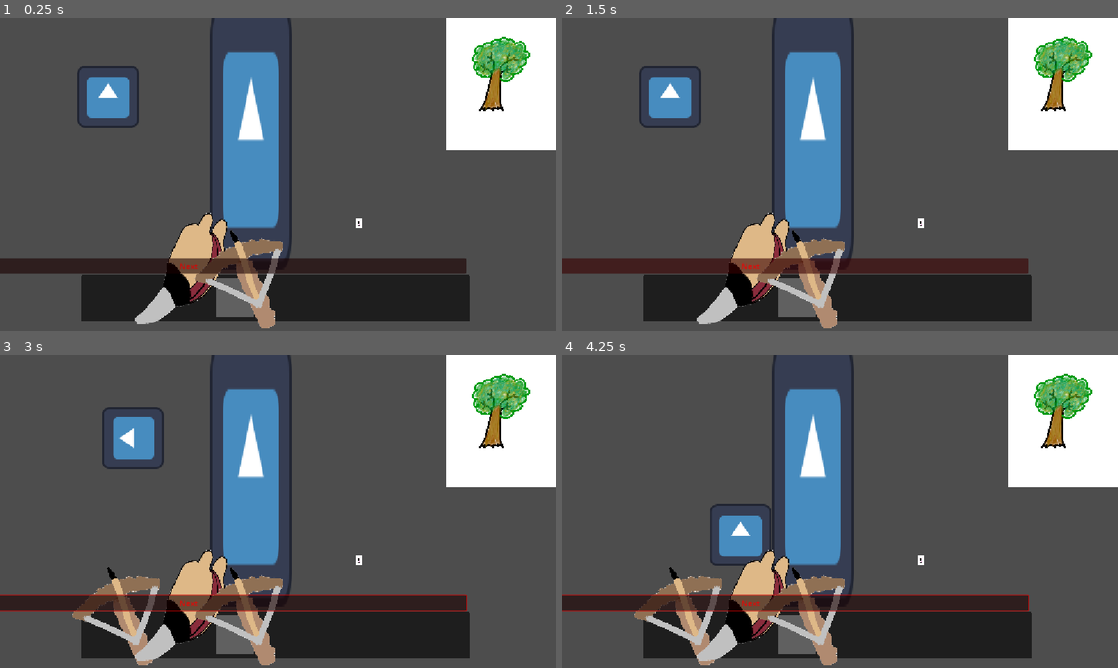
Above: before the commit, frames 1-4 (two rows, left to right).
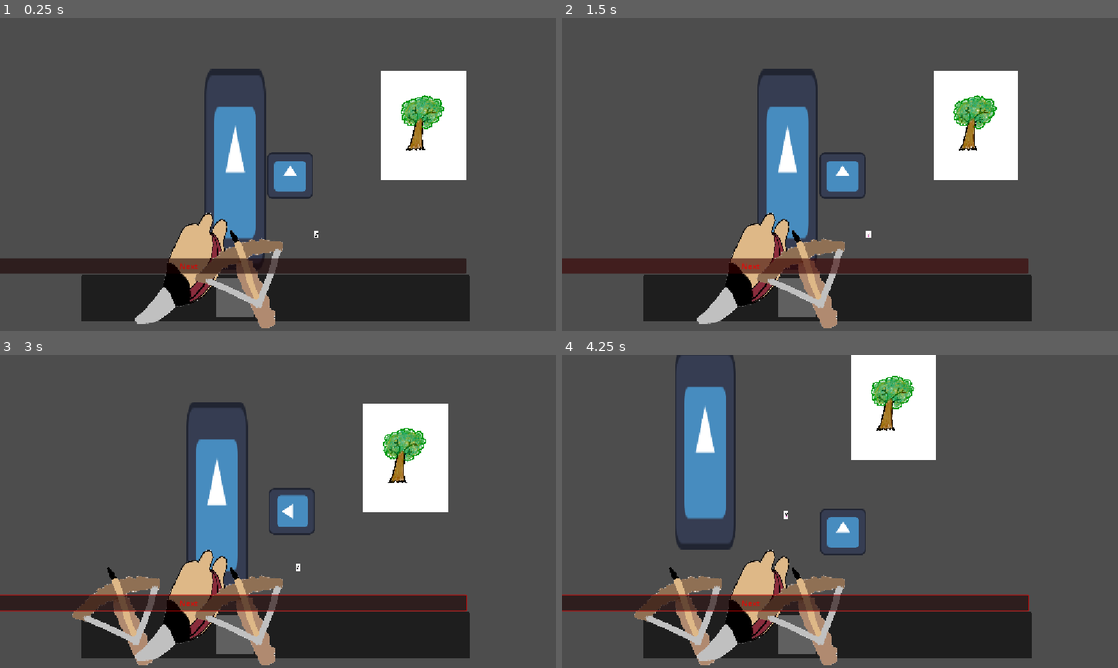
Above: after the commit, the same moments.

Repository: ygrecky/GameJam1
Game: Godot game, scene res://scenes/game_controller.tscn
Same seed, same stepped clock (60 frames per second), same inputs: the game is played once before the commit and once after it. Before the commit the project starts from res://scenes/game.tscn. The engine's default icon, where the game draws it, is replaced by a stand-in: a white triangle on a blue panel in a dark square.
Inputs (mouse positions are in pixels of both pictures, inside the frame that each line leads up to):
- Up to frame 1 (0.25 s): no input
- Up to frame 2 (1.5 s): click "Next" at 0.5 s; click "Next" at 1.25 s
- Up to frame 3 (3 s): click (233, 633) at 2 s; tap Enter at 2.75 s; hold Right (right) from 2.78 s (still down); hold 1 (Slot 1) from 2.78 s (still down)
- Up to frame 4 (4.25 s): release Right (right) at 3.53 s; release 1 (Slot 1) at 3.53 s; hold Down (down) from 3.53 s (still down); tap Space (action_1) at 3.6 s

The runs differ from the first frame. In frame 1, 19% of the frame differs, in the area x 13-100%, y 0-77%; in frame 2, 21%; in frame 3, 23%; in frame 4, 25%, in the area x 20-100%, y 0-77%.

Commit message:
Changement de niveaux

Diff:
--- a/project.godot
+++ b/project.godot
@@ -11,9 +11,13 @@
 [application]
 
 config/name="Game jam octobre"
-run/main_scene="uid://c5i35xne8a86i"
+run/main_scene="uid://cbjbxkjd6035p"
 config/features=PackedStringArray("4.7", "Forward Plus")
 config/icon="res://icon.svg"
+
+[autoload]
+
+Global="*uid://dkp4lhgh4q76g"
 
 [display]
 
@@ -81,6 +85,16 @@
 "events": [Object(InputEventKey,"resource_local_to_scene":false,"resource_name":"","device":-1,"window_id":0,"alt_press …(190 unchanged characters)…
 ]
 }
+debug1={
+"deadzone": 0.2,
+"events": [Object(InputEventKey,"resource_local_to_scene":false,"resource_name":"","device":-1,"window_id":0,"alt_pressed":false,"shift_pressed":false,"ctrl_pressed":false,"meta_pressed":false,"pressed":false,"keycode":0,"physical_keycode":80,"key_label":0,"unicode":112,"location":0,"echo":false,"script":null)
+]
+}
+debug2={
+"deadzone": 0.2,
+"events": [Object(InputEventKey,"resource_local_to_scene":false,"resource_name":"","device":-1,"window_id":0,"alt_pressed":false,"shift_pressed":false,"ctrl_pressed":false,"meta_pressed":false,"pressed":false,"keycode":0,"physical_keycode":79,"key_label":0,"unicode":111,"location":0,"echo":false,"script":null)
+]
+}
 
 [physics]
 
--- a/scenes/game.tscn
+++ b/scenes/game.tscn
@@ -1,17 +1,12 @@
 [gd_scene format=3 uid="uid://c5i35xne8a86i"]
 
 [ext_resource type="PackedScene" uid="uid://cs6uqe11x4rm3" path="res://scenes/boite_texte.tscn" id="1_uwrxv"]
-[ext_resource type="PackedScene" uid="uid://jl3uil1gu81r" path="res://scenes/camera.tscn" id="2_yqjtg"]
 [ext_resource type="PackedScene" uid="uid://cspr5mvrkw23x" path="res://scenes/feu.tscn" id="3_lnu2h"]
 [ext_resource type="PackedScene" uid="uid://dbgsqtuqtac8i" path="res://scenes/inventaire.tscn" id="4_lbhrr"]
 [ext_resource type="PackedScene" uid="uid://c0tk2qqokmxjw" path="res://scenes/bloc_magnétique.tscn" id="5_iywne"]
-[ext_resource type="PackedScene" uid="uid://y1niflgkuws" path="res://scenes/player.tscn" id="6_p57ef"]
 [ext_resource type="PackedScene" uid="uid://b6dposcgekuv2" path="res://scenes/ravin.tscn" id="7_u5sy4"]
 
 [node name="Game" type="Node2D" unique_id=439829170]
-
-[node name="Camera" parent="." unique_id=1820779306 instance=ExtResource("2_yqjtg")]
-position = Vector2(91, 79)
 
 [node name="Feu" parent="." unique_id=1264664788 instance=ExtResource("3_lnu2h")]
 position = Vector2(258, 180)
@@ -24,9 +19,5 @@
 [node name="Bloc magnétique" parent="." unique_id=32234192 instance=ExtResource("5_iywne")]
 position = Vector2(545, -123)
 
-[node name="Player2" parent="." unique_id=1778858446 instance=ExtResource("6_p57ef")]
-position = Vector2(-261, -73)
-
-[node name="ravin" parent="." unique_id=1464562848 node_paths=PackedStringArray("player") instance=ExtResource("7_u5sy4")]
+[node name="ravin" parent="." unique_id=1464562848 instance=ExtResource("7_u5sy4")]
 position = Vector2(36, -2)
-player = NodePath("../Player2")
--- /dev/null
+++ b/scenes/game_controller.tscn
@@ -0,0 +1,30 @@
+[gd_scene format=3 uid="uid://cbjbxkjd6035p"]
+
+[ext_resource type="Script" uid="uid://2a6vnihcvpc2" path="res://scripts/game_controller.gd" id="1_vq0e2"]
+[ext_resource type="PackedScene" uid="uid://c5i35xne8a86i" path="res://scenes/game.tscn" id="2_vc4nx"]
+[ext_resource type="PackedScene" uid="uid://y1niflgkuws" path="res://scenes/player.tscn" id="3_ts4rt"]
+[ext_resource type="PackedScene" uid="uid://jl3uil1gu81r" path="res://scenes/camera.tscn" id="4_rc0pn"]
+
+[node name="Game Controller" type="Node" unique_id=1399786066 node_paths=PackedStringArray("world2D", "gui", "current_2d_scene")]
+script = ExtResource("1_vq0e2")
+world2D = NodePath("World")
+gui = NodePath("Control")
+current_2d_scene = NodePath("World/Game")
+
+[node name="Player" parent="." unique_id=310191065 instance=ExtResource("3_ts4rt")]
+
+[node name="Camera" parent="Player" unique_id=1820779306 instance=ExtResource("4_rc0pn")]
+position = Vector2(-7, -12)
+zoom = Vector2(0.75, 0.75)
+position_smoothing_enabled = true
+
+[node name="World" type="Node2D" parent="." unique_id=1022516678]
+
+[node name="Game" parent="World" unique_id=439829170 instance=ExtResource("2_vc4nx")]
+position = Vector2(2, 58)
+
+[node name="Control" type="Control" parent="." unique_id=910839381]
+layout_mode = 3
+anchors_preset = 0
+offset_right = 40.0
+offset_bottom = 40.0
--- a/scenes/test_scene.tscn
+++ b/scenes/test_scene.tscn
@@ -1,16 +1,10 @@
 [gd_scene format=3 uid="uid://cbp00qyv8qqmn"]
 
-[ext_resource type="PackedScene" uid="uid://jl3uil1gu81r" path="res://scenes/camera.tscn" id="1_qjeyg"]
-[ext_resource type="PackedScene" uid="uid://y1niflgkuws" path="res://scenes/player.tscn" id="2_3qnke"]
 [ext_resource type="PackedScene" uid="uid://cspr5mvrkw23x" path="res://scenes/feu.tscn" id="3_wtsjf"]
 [ext_resource type="PackedScene" uid="uid://c0tk2qqokmxjw" path="res://scenes/bloc_magnétique.tscn" id="4_rnaij"]
 [ext_resource type="PackedScene" uid="uid://b6dposcgekuv2" path="res://scenes/ravin.tscn" id="5_h3xc6"]
 
 [node name="TestScene" type="Node2D" unique_id=1389360753]
-
-[node name="Camera" parent="." unique_id=1820779306 instance=ExtResource("1_qjeyg")]
-
-[node name="Player" parent="." unique_id=310191065 instance=ExtResource("2_3qnke")]
 
 [node name="Feu" parent="." unique_id=1264664788 instance=ExtResource("3_wtsjf")]
 position = Vector2(510, 205)
@@ -20,4 +14,4 @@
 
 [node name="ravin" parent="." unique_id=674203935 node_paths=PackedStringArray("player") instance=ExtResource("5_h3xc6")]
 position = Vector2(340, 94)
-player = NodePath("../Player")
+player = NodePath("")
--- a/scripts/feu.gd
+++ b/scripts/feu.gd
@@ -39,4 +39,5 @@
 			child.position = current_child[rotation_index].position + Vector2(player_facingX*child_spacing +randi_range(-random_propag,random_propag), player_facingY*child_spacing +randi_range(-random_propag,random_propag))
 			child.can_have_child[rotation_index] = false
 			current_child[rotation_index] = child
-			get_tree().root.add_child.call_deferred(child)
+			get_parent().add_child.call_deferred(child)
+			##get_tree().root.add_child.call_deferred(child)
--- /dev/null
+++ b/scripts/game_controller.gd
@@ -0,0 +1,55 @@
+extends Node
+class_name GameController
+@export var world2D :Node2D
+@export var gui : Control
+
+@export var current_2d_scene : Node2D
+var current_2d_scene_name : String
+var current_gui_scene
+
+var scenes = {}
+var player_pos = {}
+
+
+
+# Called when the node enters the scene tree for the first time.
+func _ready() -> void:
+	Global.game_controller = self
+	current_2d_scene_name = "res://scenes/game.tscn"
+	scenes[current_2d_scene_name] = current_2d_scene
+	player_pos[current_2d_scene_name] = Vector2(0,0)
+	pass # Replace with function body.
+
+func change_2d_scene(new_scene : String, delete : bool = false, keep_running : bool = true):
+	Global.player.inTransition = true
+	if delete:
+		current_2d_scene.queue_free()
+	elif keep_running:
+		current_2d_scene.visible = false
+		current_2d_scene.process_mode = Node.PROCESS_MODE_DISABLED
+		player_pos[current_2d_scene_name] = Global.player.position
+	else:
+		world2D.remove_child(current_2d_scene)
+	if(new_scene in scenes):
+		current_2d_scene = scenes[new_scene]
+
+		Global.player.position = player_pos[new_scene]
+		current_2d_scene_name = new_scene
+		scenes[new_scene].visible = true
+		scenes[new_scene].process_mode = Node.PROCESS_MODE_INHERIT
+
+
+	else:
+
+		var new = load(new_scene).instantiate()
+		scenes[new_scene] = new
+		world2D.add_child(new)
+		current_2d_scene = new
+		Global.player.position = Vector2(0,0)
+		current_2d_scene_name = new_scene
+
+	Global.player.inTransition=false
+
+# Called every frame. 'delta' is the elapsed time since the previous frame.
+func _process(delta: float) -> void:
+	pass
--- /dev/null
+++ b/scripts/global.gd
@@ -0,0 +1,13 @@
+extends Node
+var game_controller : GameController
+var player : Player
+
+
+# Called when the node enters the scene tree for the first time.
+func _ready() -> void:
+	pass # Replace with function body.
+
+
+# Called every frame. 'delta' is the elapsed time since the previous frame.
+func _process(delta: float) -> void:
+	pass
--- a/scripts/player.gd
+++ b/scripts/player.gd
@@ -10,8 +10,13 @@
 var action_pressed = false
 var aimant_activé = false
 
+var inTransition = false
+
 @export var aimant_acceleration = 0.1
 @export var aimant_max_speed = 600
+
+func _ready():
+	Global.player = self
 func get_input():
 	var direction_x = 0
 	var direction_y = 0
@@ -27,6 +32,7 @@
 		rotation_degrees = 90
 		facing_x = -1
 		facing_y = 0
+
 
 
 	if Input.is_action_pressed("right"):
@@ -48,6 +54,11 @@
 		rotation_degrees = 180
 		facing_x = 0
 		facing_y = -1
+
+	if Input.is_action_just_pressed("debug1"):
+		Global.game_controller.change_2d_scene("res://scenes/test_scene.tscn",false,true)
+	if Input.is_action_just_pressed("debug2"):
+		Global.game_controller.change_2d_scene("res://scenes/game.tscn",false,true)
 	if(not(aimant_activé)):
 		velocity = Vector2(direction_x, direction_y) * speed
 
--- a/scripts/ravin.gd
+++ b/scripts/ravin.gd
@@ -2,23 +2,24 @@
 class_name Ravin
 @export var collision_ : CollisionShape2D
 @export var area : Area2D
-@export var player : Player
+var player : Player
 
 # Called when the node enters the scene tree for the first time.
 func _ready() -> void:
+	player = Global.player
 	pass # Replace with function body.
 
 
 
 # Called every frame. 'delta' is the elapsed time since the previous frame.
-func _process(delta: float) -> void:
+func _physics_process(delta: float) -> void:
 	if(player.aimant_activé):
 		collision_.disabled = true
 	else:
 		collision_.disabled = false
 
 	for elt in area.get_overlapping_bodies():
-		if(elt is Player and not(elt.aimant_activé)):
+		if(elt is Player and not(elt.aimant_activé) and not(player.inTransition)):
 			print("mort : Tombé dans le ravin")
 
 	pass
Not shown, added: scripts/game_controller.gd.uid
Not shown, added: scripts/global.gd.uid
